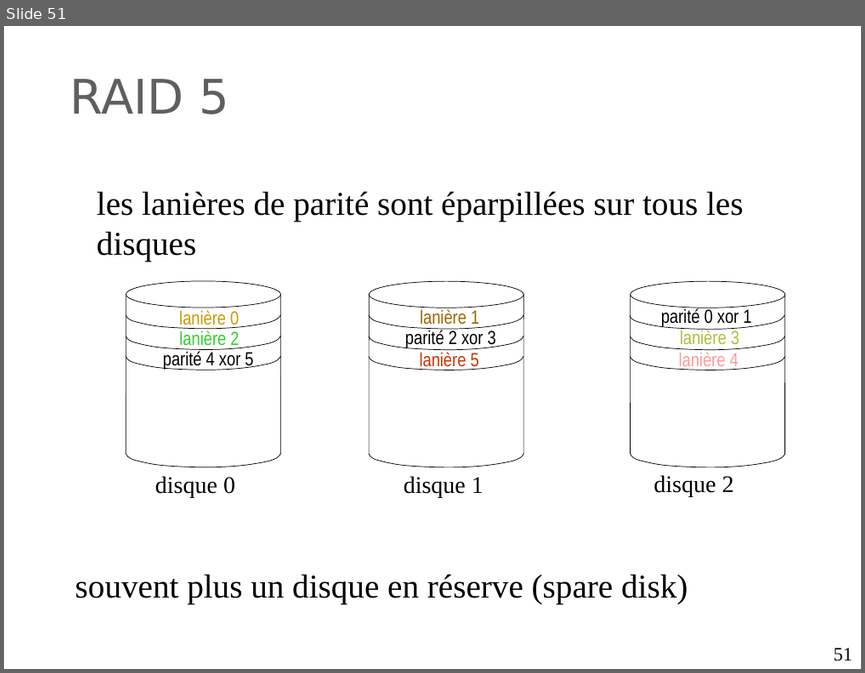
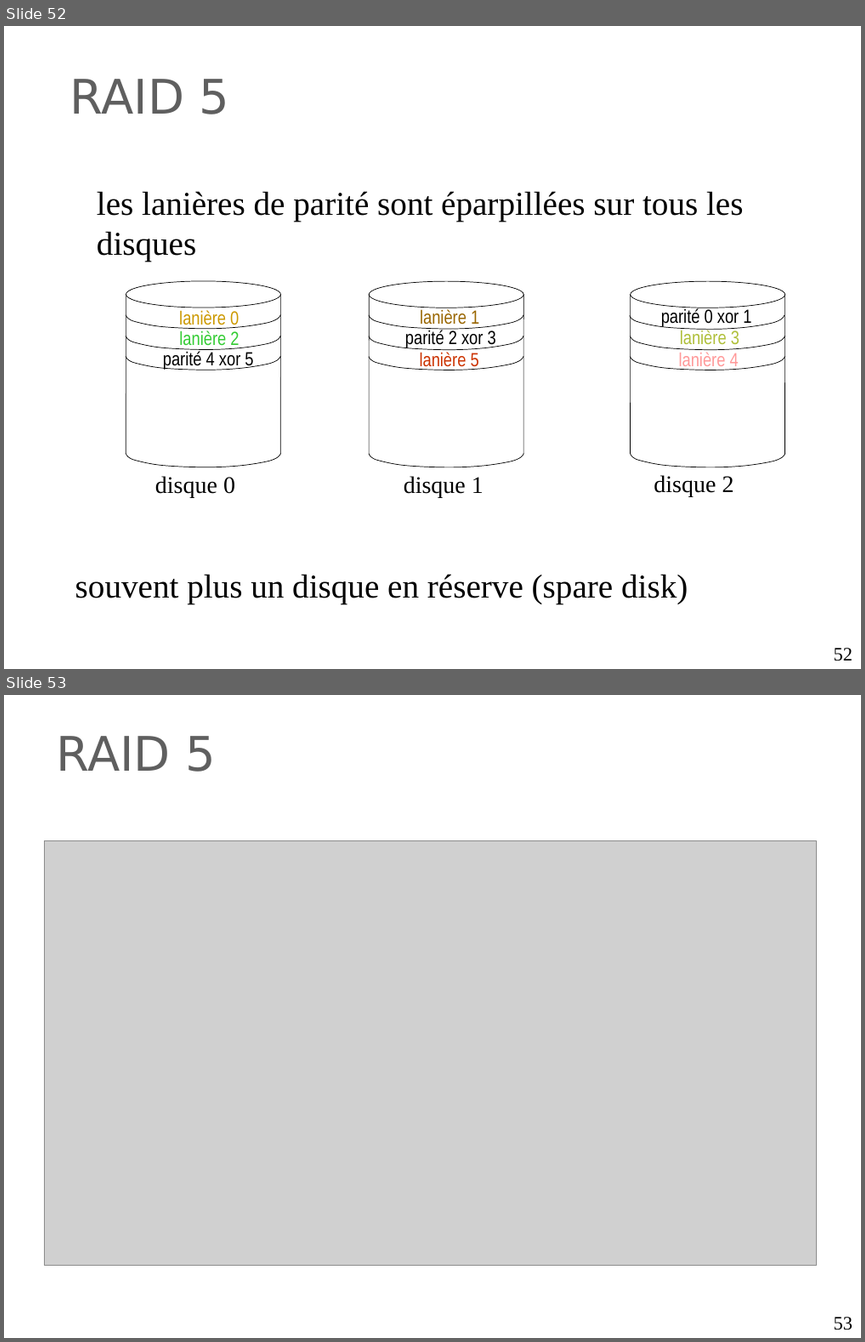
Before and after one commit to duanegris/texts, a slide deck: isi1/slides/10_gestion_disque.ppt. Shown one above the other, each under a label of ours: slide 51 before the commit, slides 52 and 53 after it. The pictures are 865x673 and 865x1342 pixels, drawn with LibreOffice and Linux fonts; fonts in the diff are those of the drawing; grey boxes stand for pictures; background and template pictures are left out. Boxes give left, top, right and bottom in pixels: in the first picture for what was removed or moved away, otherwise in the second. Text is boxed around its words. In the diff, an @@ line names an element or a change of style, - is before the commit and + after.

```diff
--- a/isi1/slides/10_gestion_disque.ppt
+++ b/isi1/slides/10_gestion_disque.ppt
@@ slide 53 added at (4,695,861,1338), background picture (left out) @@
@@ title added at (57,736,216,771), 40 pt, text #5F5F5F @@
+RAID 5
@@ picture added at (45,840,817,1265) @@
@@ page number added at (834,1316,852,1330), 16 pt, text #000000 @@
+53
@@ what was slide 51 is now slide 52 @@
@@ page number at (834,647,852,661): text changed @@
-51
+52
```
Also in this commit, not shown: 3 slides changed, 1 other slide added, 4 other files.
